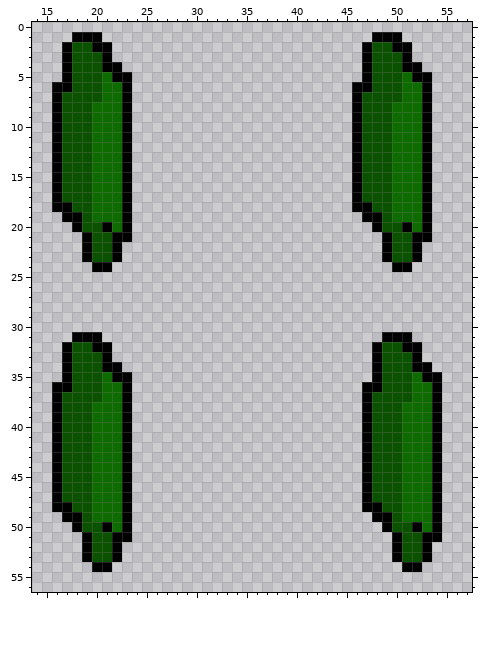
Pixel-art sprite -- Assets/Sprites/robot1/brazo trasero.png. The picture above is the old version.
The file is 60x60 pixels. Shown: x 14..57, y 0..56.
The same view after the edit:
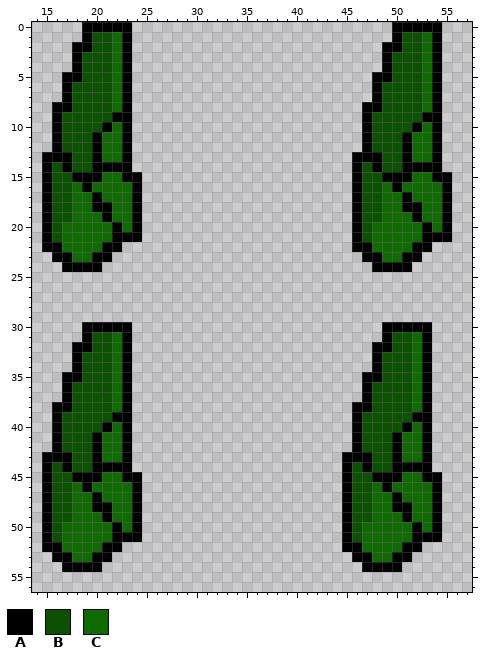
Palette (. is transparent): A #000000  B #0a5100  C #0d6b00
Difference:
Changed rows in their new state; - is an unchanged pixel.
first column x 15:
 0 ----AAAAA--------------------------AAAAA-
 1 ---.-BBCA------------------------..-BBCA-
 2 --.AABBCA-----------------------..A-BBCA-
 3 --.A--BCA-----------------------..A-BBCA-
 4 --.A--BCA-----------------------..A-BBCA-
 5 ---A--BC------------------------.AA-BBCA-
 6 -.----B------------------------..A--BBCA-
 7 -.A---B------------------------..A--BBCA-
 8 --A--BB------------------------.AA-BBBCA-
 9 -----BBA-----------------------.A--BBB-A-
10 -----BA------------------------.A--BBACA-
11 -----A-------------------------.A--BA-CA-
12 -----A-------------------------.A--BA-CA-
13 A-A--A--------------------------AA-BA-CA-
14 ABA--AAA-------------------------A-BAA-A-
15 AB-AAA---A------------------------AAA-CAA
16 AB-CA---CA------------------------CA--CCA
17 AB-CCA--CA------------------------C-A-CCA
18 ABBCCAA-CA----------------------B-C-AACCA
19 ABBCC-A-CA---------------------ABBC--ACCA
20 ABCCCCCACA---------------------ABCCCC--CA
21 ABCCCCC--A---------------------ABCCCCC-AA
22 AACCCCA------------------------AACCCC-A--
23 -AACCAA.------------------------AACCA----
24 --AAA-.--------------------------AA------
first column x 15:
30 ----AAAAA-------------------------AAAAA-
31 ---.-BBCA--------------------------BBCA-
32 --.AABBCA-------------------------A-BCA-
33 --.A--BCA----------------------------CA-
34 --.A--BCA----------------------------C--
35 ---A--BC------------------------A------.
36 -.----B--------------------------B----A.
37 -.A---B-------------------------------A.
38 --A--BB------------------------A----B-A.
39 -----BBA-----------------------AB---BAA.
40 -----BA------------------------AB---A-A.
41 -----A-------------------------AB--A--A.
42 -----A-------------------------AB--A--A.
43 A-A--A------------------------AA---A--A.
44 ABA--AAA----------------------AB---AAAA.
45 AB-AAA---A--------------------ABBAAA--A-
46 AB-CA---CA--------------------ABBCAC----
47 AB-CCA--CA--------------------ABBCCA----
48 ABBCCAA-CA--------------------ABBCCAA---
49 ABBCC-A-CA--------------------ABBCCCA---
50 ABCCCCCACA--------------------ABCCCCC---
51 ABCCCCC--A--------------------ABCCCCCA--
52 AACCCCA-----------------------AACCCCAA.-
53 -AACCAA.-----------------------AACC-A..-
54 --AAA-.-------------------------AAAA..--
Pixel boxes of the changes (left, top, right, bottom) in both pictures:
changed: (42, 22, 142, 272)
changed: (352, 22, 452, 272)
changed: (42, 322, 142, 572)
changed: (342, 322, 442, 572)
